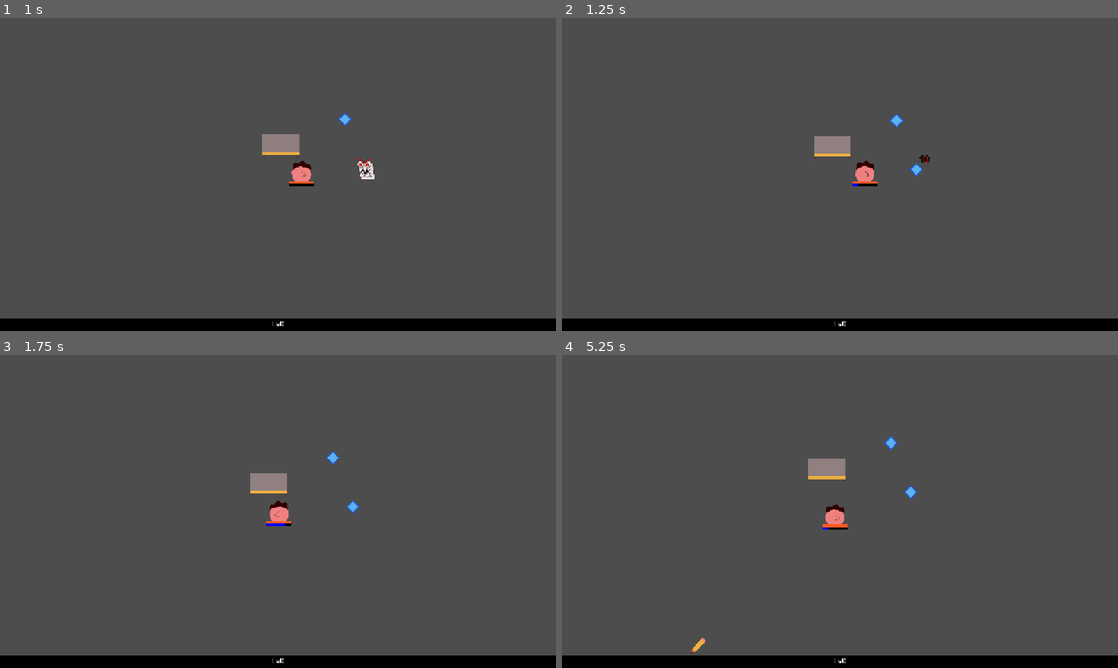
Above: before the commit, frames 1-4 (two rows, left to right).
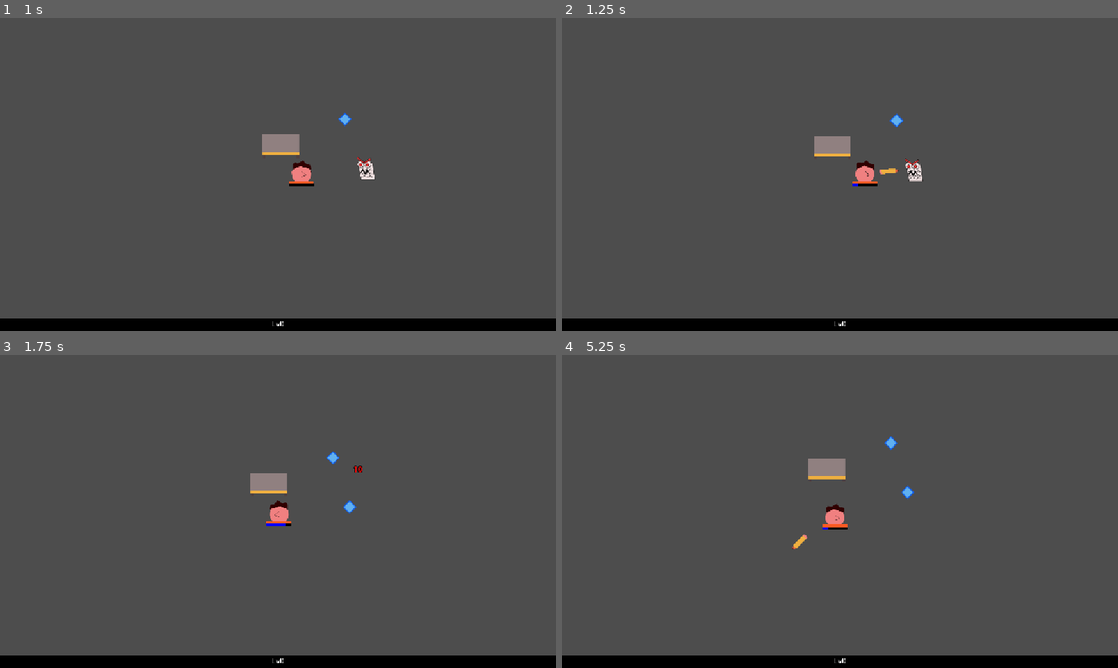
Above: after the commit, the same moments.

Repository: mathew-tran/LevelUpGameJam2025
Game: Godot game, scene res://Scene/Main.tscn
Same seed, same stepped clock (60 frames per second), same inputs: the game is played once before the commit and once after it.
Inputs (mouse positions are in pixels of both pictures, inside the frame that each line leads up to):
- Up to frame 1 (1 s): move the mouse to (400, 158) at 0.52 s
- Up to frame 2 (1.25 s): no input
- Up to frame 3 (1.75 s): move the mouse to (166, 527) at 1.27 s
- Up to frame 4 (5.25 s): move the mouse to (895, 442) at 2.02 s; tap Enter at 2.75 s; move the mouse to (812, 574) at 2.77 s; move the mouse to (1006, 558) at 3.52 s; move the mouse to (673, 464) at 4.27 s; move the mouse to (867, 511) at 5.02 s

Frame 1 is identical in both runs. In frame 2, 0.2% of the frame differs, in the area x 57-67%, y 43-53%; in frame 3, less than 0.1%; in frame 4, 0.2%.

Commit message:
add bounces

Diff:
--- /dev/null
+++ b/Content/CharacterPools/Common/Jim.tres
@@ -0,0 +1,40 @@
+[gd_resource type="Resource" script_class="CharacterData" load_steps=12 format=3 uid="uid://dsj3abnbjh0q0"]
+
+[ext_resource type="Script" uid="uid://b1crlyox21yx2" path="res://Content/CharacterUpgradeData.gd" id="1_c05vt"]
+[ext_resource type="Texture2D" uid="uid://dyc6newsjc7yy" path="res://Art/Character/Jim.png" id="1_rn5iy"]
+[ext_resource type="PackedScene" uid="uid://bq3p84h7ipjh3" path="res://Prefabs/Projectiles/EraserProjectile.tscn" id="2_fqx34"]
+[ext_resource type="Script" uid="uid://dadt4pa7kewb" path="res://Content/CharacterData.gd" id="2_rn5iy"]
+[ext_resource type="Script" uid="uid://b6h68mdjtk5lp" path="res://Content/UpgradeTypes/CharacterUpgradeBounces.gd" id="4_tbwa4"]
+[ext_resource type="Script" uid="uid://civl0ns7ngbc6" path="res://Content/UpgradeTypes/CharacterUpgradeBaseAttackRate.gd" id="5_foiv3"]
+[ext_resource type="Script" uid="uid://bqa6hwpbpw3x0" path="res://Content/UpgradeTypes/CharacterUpgradeBaseAttack.gd" id="6_su8px"]
+
+[sub_resource type="Resource" id="Resource_4lvpt"]
+script = ExtResource("4_tbwa4")
+Bounces = 1
+metadata/_custom_type_script = "uid://b6h68mdjtk5lp"
+
+[sub_resource type="Resource" id="Resource_lw4a6"]
+script = ExtResource("5_foiv3")
+AttackRateIncrease = 10.0
+metadata/_custom_type_script = "uid://civl0ns7ngbc6"
+
+[sub_resource type="Resource" id="Resource_jwrxj"]
+script = ExtResource("6_su8px")
+Amount = 10.0
+metadata/_custom_type_script = "uid://bqa6hwpbpw3x0"
+
+[sub_resource type="Resource" id="Resource_bp10m"]
+script = ExtResource("5_foiv3")
+AttackRateIncrease = 10.0
+metadata/_custom_type_script = "uid://civl0ns7ngbc6"
+
+[resource]
+script = ExtResource("2_rn5iy")
+Name = "Jim"
+Occupation = 3
+Cost = 10
+Description = "Throws a bouncy projectile"
+Picture = ExtResource("1_rn5iy")
+Projectile = ExtResource("2_fqx34")
+Upgrades = Array[ExtResource("1_c05vt")]([SubResource("Resource_4lvpt"), SubResource("Resource_lw4a6"), SubResource("Resource_jwrxj"), SubResource("Resource_bp10m")])
+metadata/_custom_type_script = "uid://dadt4pa7kewb"
--- /dev/null
+++ b/Content/UpgradeTypes/CharacterUpgradeBounces.gd
@@ -0,0 +1,12 @@
+extends CharacterUpgradeData
+
+class_name CharacterUpgradeBounces
+@export var Bounces = 1
+
+func GetUpgradeName():
+	return "Increase projectile bounces by " + str(Bounces)
+
+func ApplyUpgrade(char : BaseCharacter):
+	char.Bounces += 1
+func RemoveUpgrade(char : BaseCharacter):
+	char.Bounces -= 1
--- a/Prefabs/Player.tscn
+++ b/Prefabs/Player.tscn
@@ -2,7 +2,7 @@
 
 [ext_resource type="Script" uid="uid://bxjtbewgs4xrw" path="res://Scripts/Player.gd" id="1_b43ah"]
 [ext_resource type="PackedScene" uid="uid://uf5h3c2dv0a2" path="res://Prefabs/Characters/BaseCharacter.tscn" id="1_x3d5u"]
-[ext_resource type="Resource" uid="uid://cj6fpl8v47hn3" path="res://Content/CharacterPools/Common/Mark.tres" id="2_b43ah"]
+[ext_resource type="Resource" uid="uid://cj6fpl8v47hn3" path="res://Content/Mark.tres" id="2_b43ah"]
 
 [node name="Head" type="Node2D" groups=["Player"]]
 script = ExtResource("1_b43ah")
--- a/Prefabs/Projectiles/BaseProjectile.tscn
+++ b/Prefabs/Projectiles/BaseProjectile.tscn
@@ -4,7 +4,7 @@
 [ext_resource type="Script" uid="uid://4o88qb2ryqjt" path="res://Scripts/BaseProjectile.gd" id="1_t60cr"]
 
 [sub_resource type="RectangleShape2D" id="RectangleShape2D_t60cr"]
-size = Vector2(40, 10)
+size = Vector2(40, 13)
 
 [node name="Projectile" type="Area2D"]
 collision_layer = 4
--- /dev/null
+++ b/Prefabs/Projectiles/EraserProjectile.tscn
@@ -0,0 +1,17 @@
+[gd_scene load_steps=4 format=3 uid="uid://bq3p84h7ipjh3"]
+
+[ext_resource type="PackedScene" uid="uid://csm5aoidl1x0s" path="res://Prefabs/Projectiles/BaseProjectile.tscn" id="1_tvko3"]
+[ext_resource type="Texture2D" uid="uid://dm3hswm6r78wb" path="res://Art/Projectiles/Eraser.png" id="2_44m36"]
+
+[sub_resource type="RectangleShape2D" id="RectangleShape2D_tvko3"]
+size = Vector2(33, 16.5)
+
+[node name="Projectile" instance=ExtResource("1_tvko3")]
+Bounces = 1
+
+[node name="Sprite2D" parent="." index="0"]
+texture = ExtResource("2_44m36")
+
+[node name="CollisionShape2D" parent="." index="2"]
+position = Vector2(-0.5, 0.25)
+shape = SubResource("RectangleShape2D_tvko3")
--- a/Scripts/BaseProjectile.gd
+++ b/Scripts/BaseProjectile.gd
@@ -3,9 +3,10 @@
 class_name BaseProjectile
 
 var Direction = Vector2.RIGHT
-var Speed = 25
+var Speed = 5
 var Damage = 3
 var Penetration = 0
+@export var Bounces = 0
 
 func _ready():
 	rotation = Direction.angle()
@@ -14,6 +15,12 @@
 	global_position += Direction * Speed
 
 func Hit():
+	if Bounces > 0:
+		Bounces -= 1
+		var closestEnemy = Finder.GetClosestEnemy(global_position)
+		if closestEnemy:
+			Direction = (closestEnemy.global_position - global_position).normalized()
+		return
 	if Penetration <= 0:
 		queue_free()
 	else:
--- a/Scripts/Character/BaseCharacter.gd
+++ b/Scripts/Character/BaseCharacter.gd
@@ -17,6 +17,7 @@
 
 var CharacterLevel = 1
 var Penetration = 0
+var Bounces = 0
 
 
 func GetNextUpgrade():
@@ -67,6 +68,7 @@
 			instance.global_position = global_position
 			instance.Damage = SubStatDamage.Get().GetValue() + randi_range(0, 4)
 			instance.Penetration = Penetration
+			instance.Bounces += Bounces
 			Finder.GetBulletsGroup().add_child(instance)
 
 func _process(delta: float) -> void:
--- a/Scripts/UI/Levelup.gd
+++ b/Scripts/UI/Levelup.gd
@@ -43,8 +43,13 @@
 func DetermineUpgradeState():
 	if UpgradeableCharacters.size() > 0:
 		CurrentUpgradeState = UPGRADE_STATE.CHARACTER_UPGRADES
+		var value = randf_range(0, 100)
+		if value <= 50:
+			CurrentUpgradeState = UPGRADE_STATE.CHARACTER_UNLOCK
+
 	else:
 		CurrentUpgradeState = UPGRADE_STATE.CHARACTER_UNLOCK
+
 
 func CreateCharacterUpgrades():
 	var characters = Finder.GetWorkerGroup().get_children()
Binary file added: Art/Character/Jim.png
Not shown, added: Art/Character/Jim.png.import
Binary file added: Art/Projectiles/Eraser.png
Not shown, added: Art/Projectiles/Eraser.png.import
Renamed: Content/CharacterPools/Common/Mark.tres -> Content/Mark.tres
Not shown, added: Content/UpgradeTypes/CharacterUpgradeBounces.gd.uid
